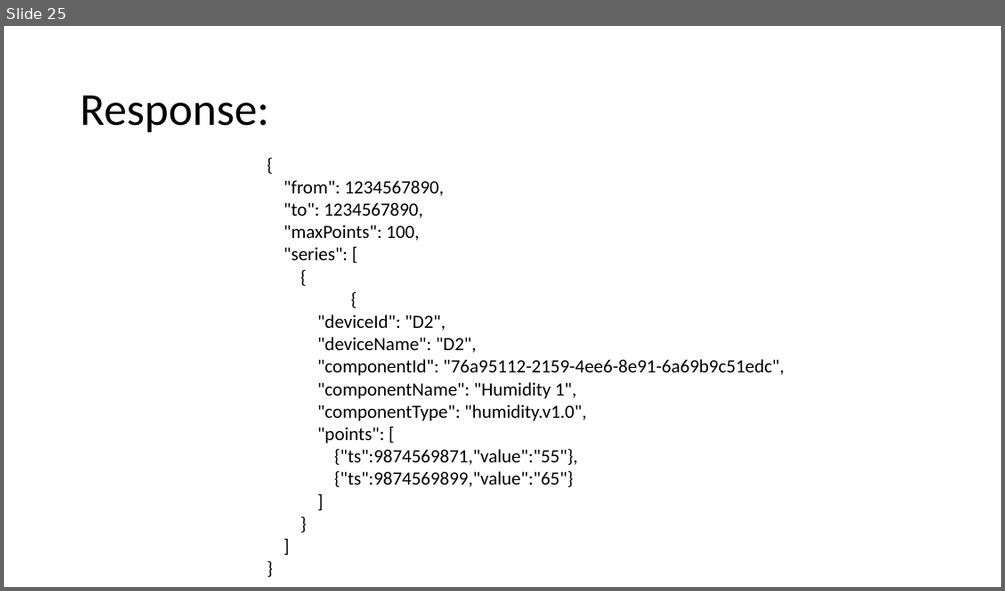
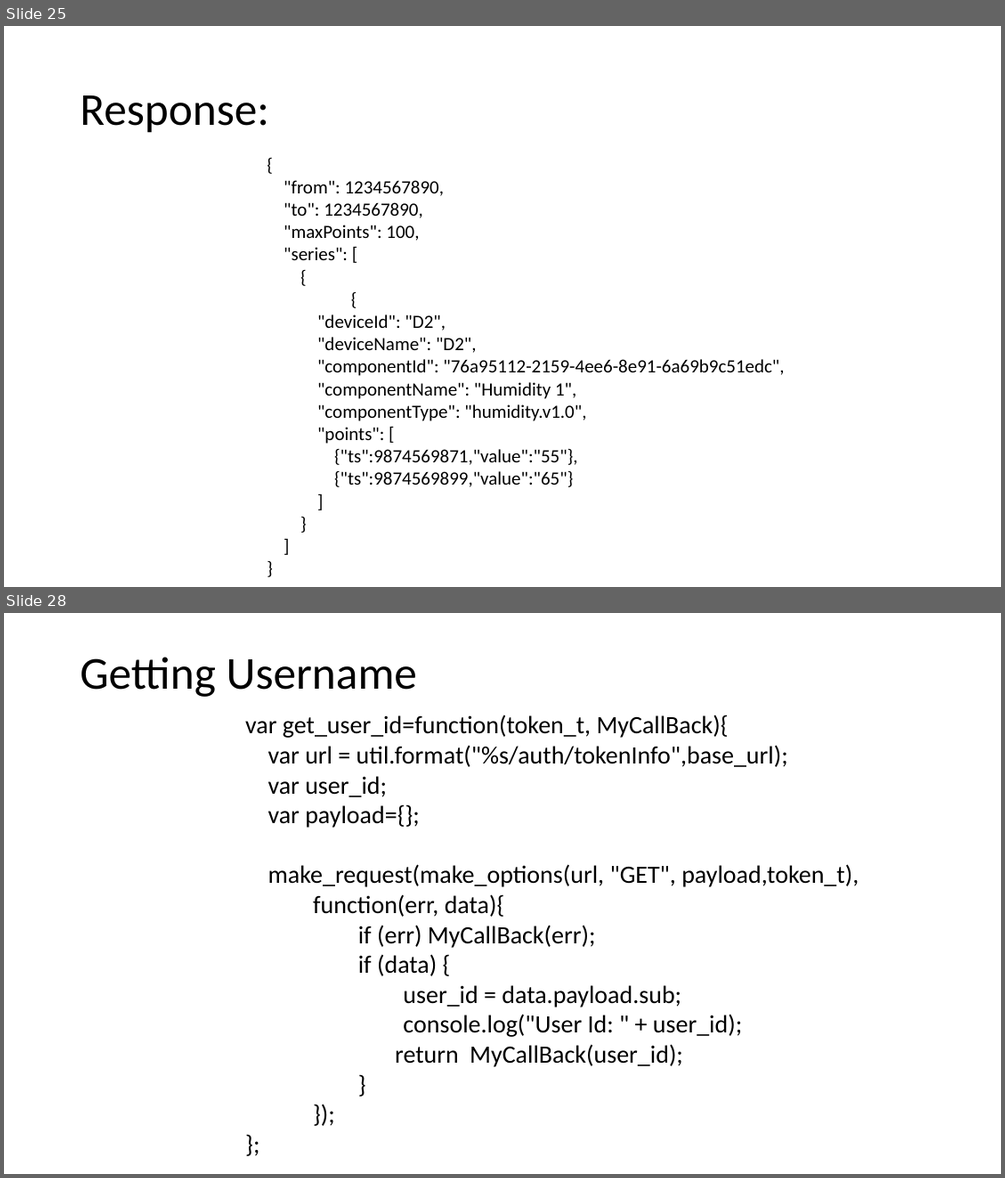
Before and after one commit to Simociocoiu/enable-workshop, a slide deck: EnableIoT Workshop_ALL.pptx. Shown one above the other, each under a label of ours: slide 25 before the commit, slides 25 and 28 after it; the slides between them are not shown. The pictures are 1005x591 and 1005x1178 pixels, drawn with LibreOffice and Linux fonts; fonts in the diff are those of the drawing. Boxes give left, top, right and bottom in pixels: in the first picture for what was removed or moved away, otherwise in the second. Text is boxed around its words. In the diff, an @@ line names an element or a change of style, - is before the commit and + after.

```diff
--- a/EnableIoT Workshop_ALL.pptx
+++ b/EnableIoT Workshop_ALL.pptx
@@ slide 28 added at bbox=[4, 613, 1001, 1174], background #FFFFFF @@
@@ title added at bbox=[80, 657, 417, 697], 44 pt, text #000000 @@
+Getting Username
@@ text added at bbox=[245, 714, 858, 1067], 24 pt, text #000000 @@
+var get_user_id=function(token_t, MyCallBack){
+var url = util.format("%s/auth/tokenInfo",base_url);
+var user_id;
+var payload={};
+make_request(make_options(url, "GET", payload,token_t),
+function(err, data){
+if (err) MyCallBack(err);
+if (data) {
+user_id = data.payload.sub;
+console.log("User Id: " + user_id);
+return MyCallBack(user_id);
+}
+});
+};
```
Also in this commit, not shown: 10 other slides added.
